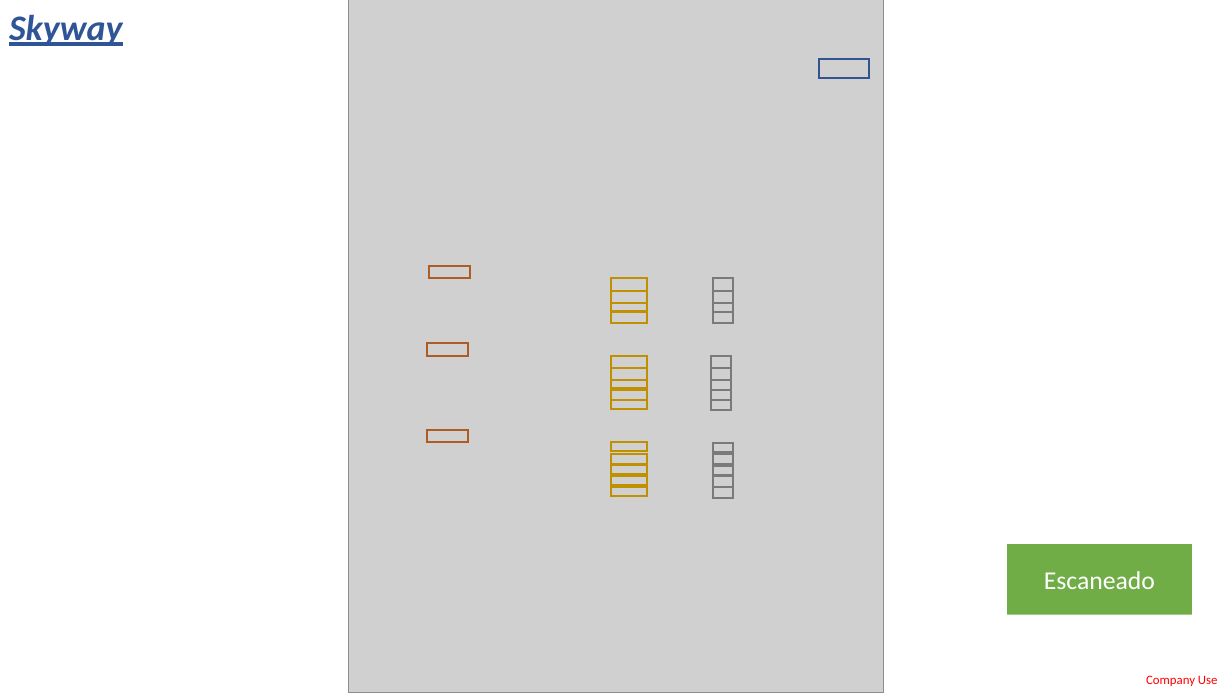
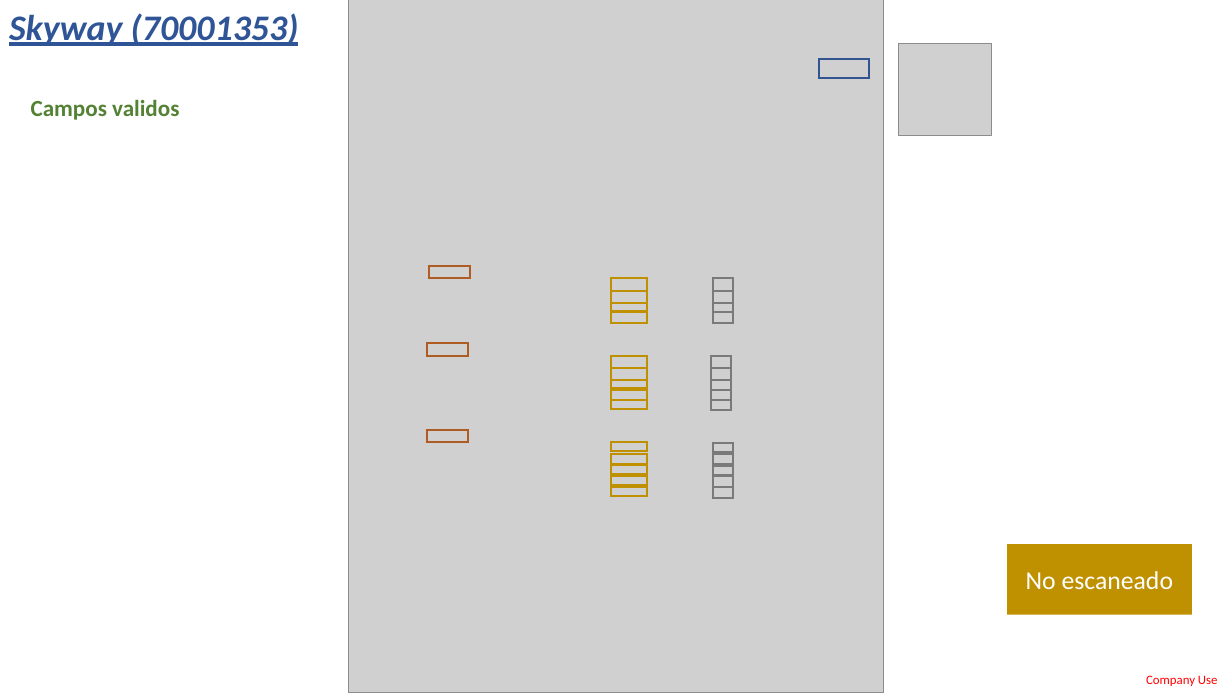
Before and after one commit to LobatoJaime/Bot-Creacion-de-Pedidos, a slide deck: slide 15 of AI_Engine/Info/ExtraccionDatos.pptx (slide 12 before the commit). Drawn at 1232x693 pixels with LibreOffice and Linux fonts; fonts in the diff are those of the drawing; grey boxes stand for pictures. Boxes give left, top, right and bottom in pixels: in the first picture for what was removed or moved away, otherwise in the second. Text is boxed around its words. In the diff, an @@ line names an element or a change of style, - is before the commit and + after.

```diff
--- a/AI_Engine/Info/ExtraccionDatos.pptx
+++ b/AI_Engine/Info/ExtraccionDatos.pptx
@@ text at (9,13,299,46): text changed @@
-Skyway
+Skyway (70001353)
@@ picture added at (899,43,992,136) @@
@@ text added at (31,99,179,120), 18 pt, text #548235, bold @@
+Campos validos
@@ rectangle "No escaneado" at (1007,544,1192,615): fill #70AD47 to #BF9000 @@
@@ text in rectangle at (1026,571,1173,590): text changed @@
-Escaneado
+No escaneado
```
Also in this commit, not shown: 14 other slides changed, 1 other file.
